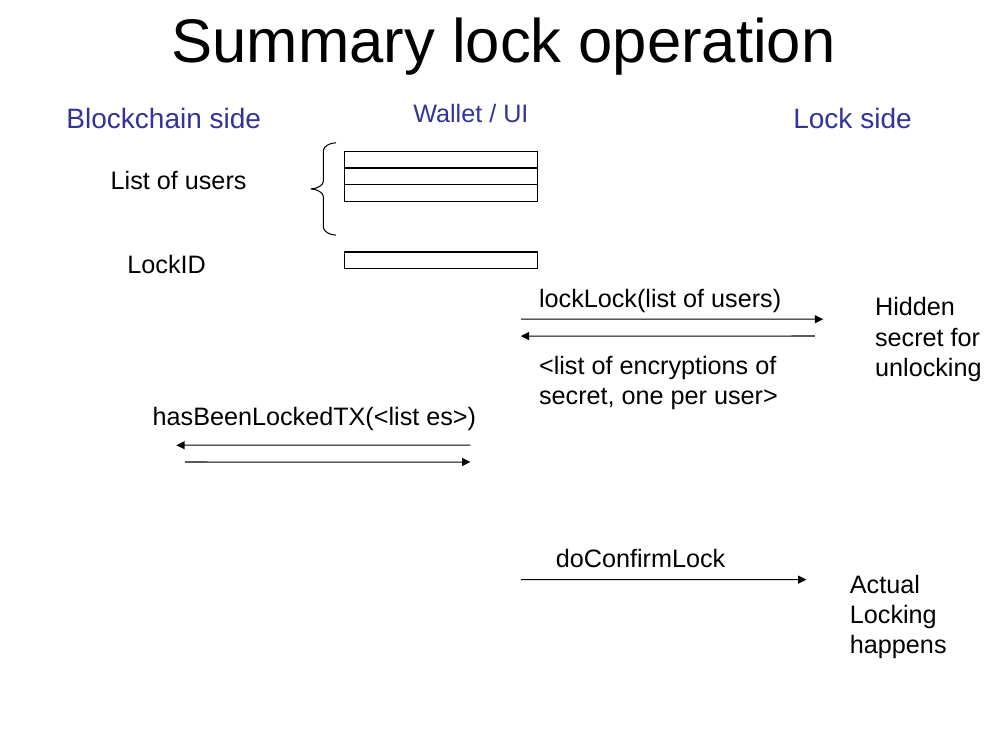
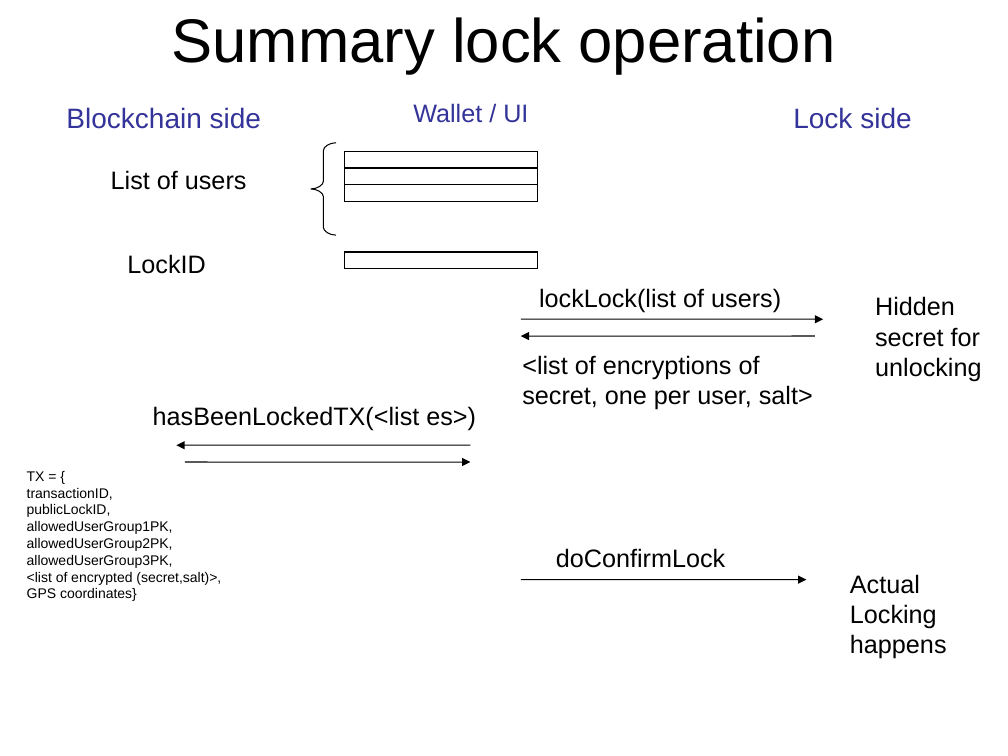
Before and after one commit to blockTeamhackathon/documents, a slide deck: slide 7 of B’Lock.ppt. Drawn at 1008x756 pixels with LibreOffice and Linux fonts; fonts in the diff are those of the drawing. Boxes give left, top, right and bottom in pixels: in the first picture for what was removed or moved away, otherwise in the second. Text is boxed around its words. In the diff, an @@ line names an element or a change of style, - is before the commit and + after.

Commit message:
V5

```diff
--- a/B’Lock.ppt
+++ b/B’Lock.ppt
@@ text at <box>522,355,813,410</box>: text changed @@
-<list of encryptions of secret, one per user>
+<list of encryptions of secret, one per user, salt>
@@ text added at <box>27,471,221,601</box>, 10 pt, text #000000 @@
+TX = {
+transactionID,
+publicLockID,
+allowedUserGroup1PK,
+allowedUserGroup2PK,
+allowedUserGroup3PK,
+<list of encrypted (secret,salt)>,
+GPS coordinates}
```
Also in this commit, not shown: 5 other slides changed, 7 slides added.
